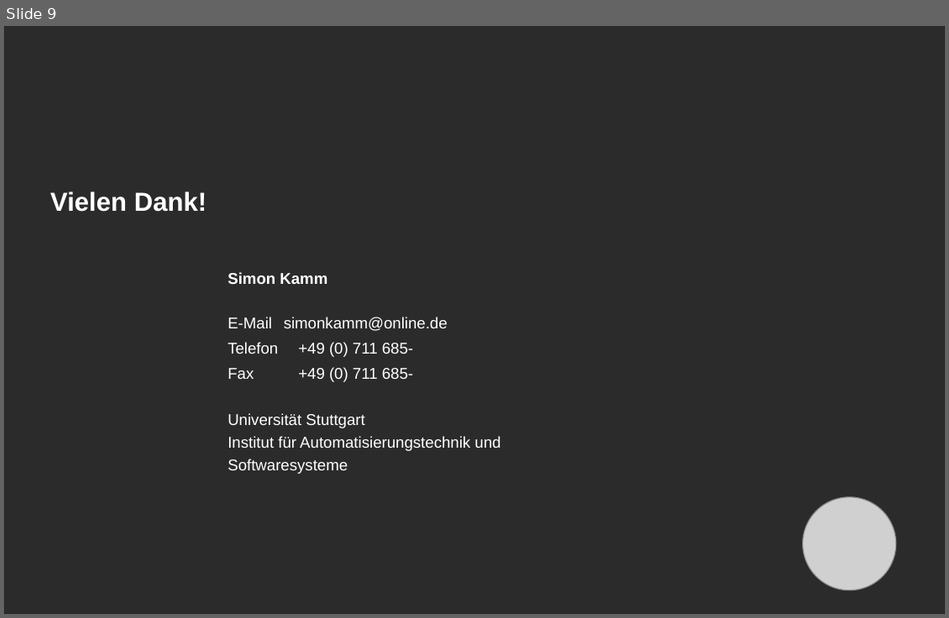
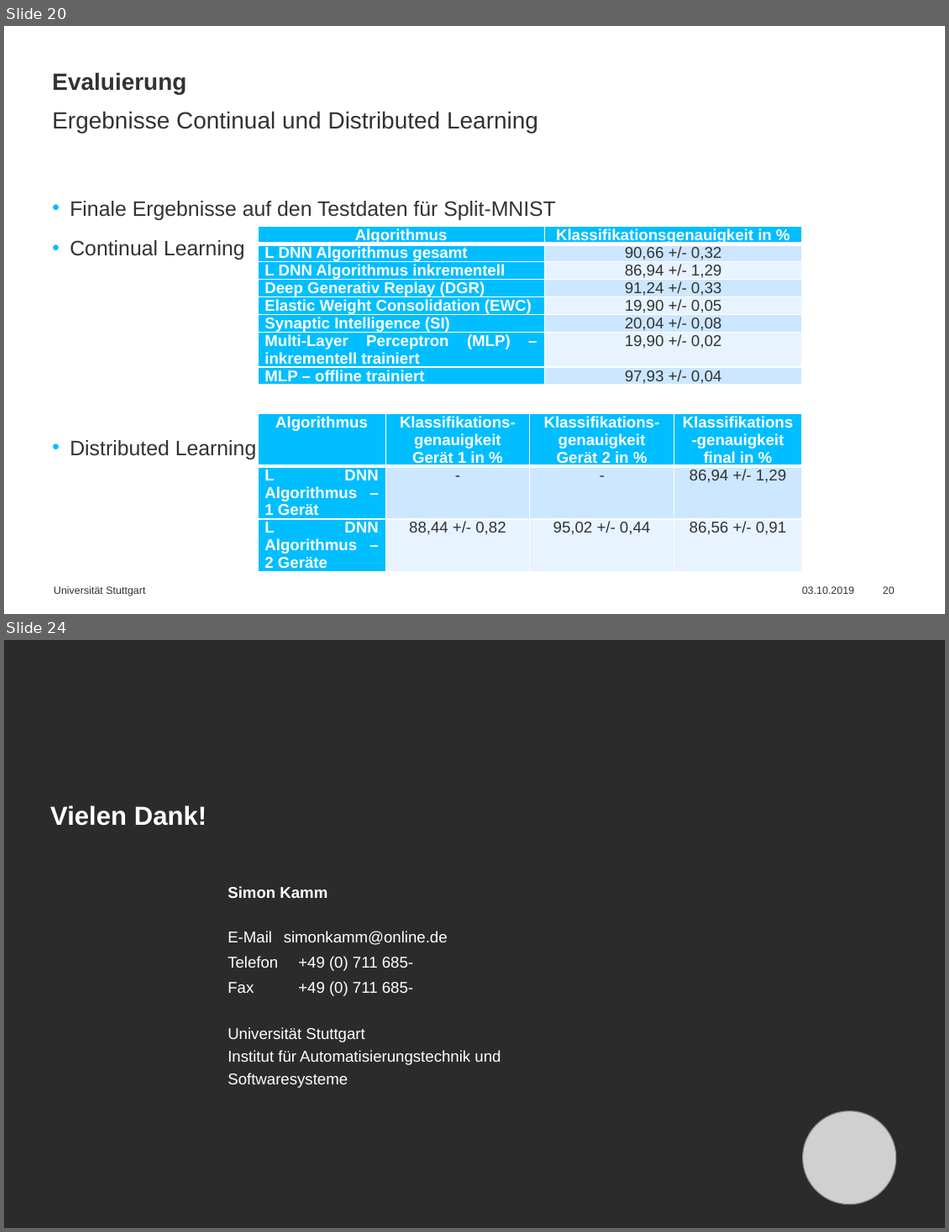
Before and after one commit to simonbuerste/Masterarbeit, a slide deck: Praesentationen/Abschlussvortrag.pptx. Shown one above the other, each under a label of ours: slide 9 before the commit, slides 20 and 24 after it; the slides between them are not shown. The pictures are 949x618 and 949x1232 pixels, drawn with LibreOffice and Linux fonts; fonts in the diff are those of the drawing; grey boxes stand for pictures; background and template pictures are left out; a plain dark background stands for a picture behind light text. Boxes give left, top, right and bottom in pixels: in the first picture for what was removed or moved away, otherwise in the second. Text is boxed around its words. In the diff, an @@ line names an element or a change of style, - is before the commit and + after.

```diff
--- a/Praesentationen/Abschlussvortrag.pptx
+++ b/Praesentationen/Abschlussvortrag.pptx
@@ slide 20 added at [4,26,945,614], background #FFFFFF @@
@@ title added at [52,72,186,94], 18 pt, text #323232, bold @@
+Evaluierung
@@ text added at [52,111,538,133], 18 pt, text #323232 @@
+Ergebnisse Continual und Distributed Learning
@@ text added at [70,201,556,459], 16 pt, text #323232 @@
+• Finale Ergebnisse auf den Testdaten für Split-MNIST
+• Continual Learning
+• Distributed Learning
@@ table added at [258,227,802,522], 8 rows, 2 columns @@
+Algorithmus | Klassifikationsgenauigkeit in %
+L DNN Algorithmus gesamt | 90,66 +/- 0,32
+L DNN Algorithmus inkrementell | 86,94 +/- 1,29
+Deep Generativ Replay (DGR) | 91,24 +/- 0,33
+Elastic Weight Consolidation (EWC) | 19,90 +/- 0,05
+Synaptic Intelligence (SI) | 20,04 +/- 0,08
+Multi-Layer Perceptron (MLP) – inkrementell trainiert | 19,90 +/- 0,02
+MLP – offline trainiert | 97,93 +/- 0,04
@@ table added at [258,413,802,583], 3 rows, 4 columns @@
+Algorithmus | Klassifikations-genauigkeit Gerät 1 in % | Klassifikations-genauigkeit Gerät 2 in % | Klassifikations-genauigkeit final in %
+L DNN Algorithmus – 1 Gerät | - | - | 86,94 +/- 1,29
+L DNN Algorithmus – 2 Geräte | 88,44 +/- 0,82 | 95,02 +/- 0,44 | 86,56 +/- 0,91
@@ text added at [54,586,145,596], 8 pt, text #323232 @@
+Universität Stuttgart
@@ text added at [802,586,854,594], 8 pt, text #323232 @@
+03.10.2019
@@ page number added at [883,586,894,594], 8 pt, text #323232 @@
+20
@@ what was slide 9 is now slide 24 @@
```
Also in this commit, not shown: 5 slides changed, 14 other slides added.
